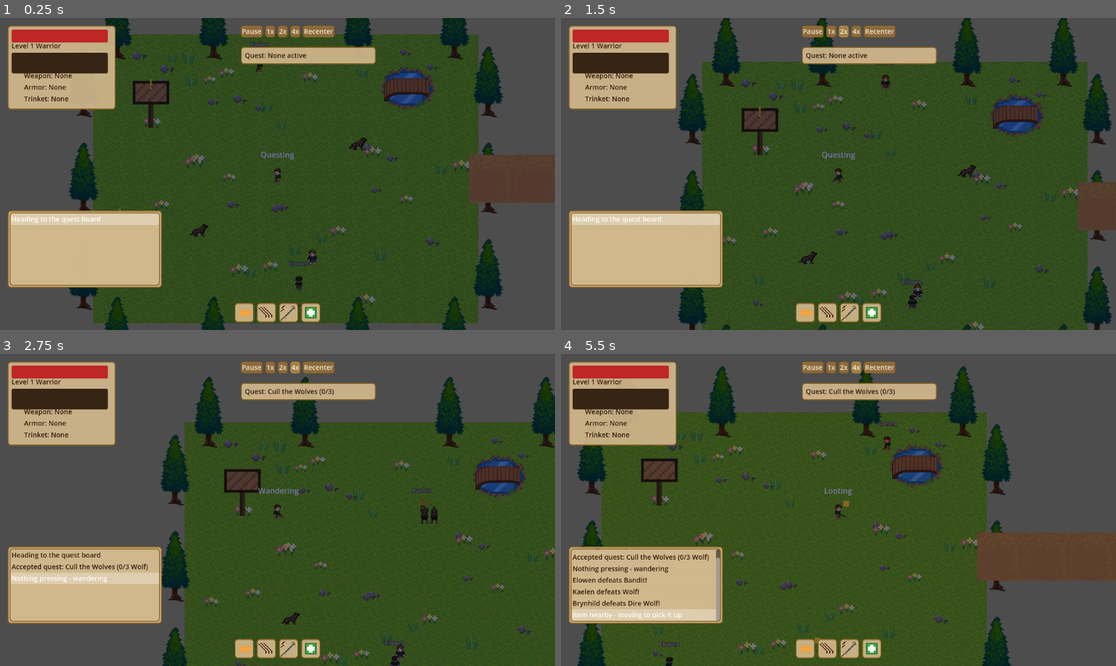
Above: before the commit, frames 1-4 (two rows, left to right).
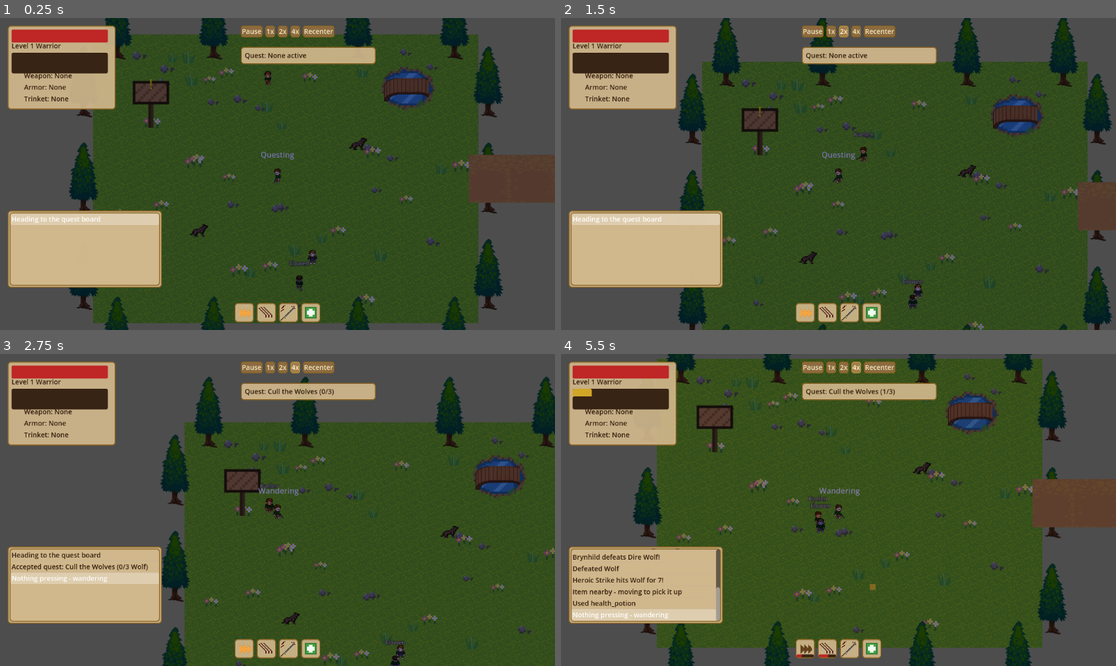
Above: after the commit, the same moments.

Repository: HexaLoid/ai-world-spectator
Game: Godot game, scene res://scenes/Main.tscn
Same seed, same stepped clock (60 frames per second), same inputs: the game is played once before the commit and once after it.
Inputs:
- Up to frame 1 (0.25 s): no input
- Up to frame 2 (1.5 s): click "1x" at 0.5 s; click "2x" at 1.25 s
- Up to frame 3 (2.75 s): click "4x" at 2 s
- Up to frame 4 (5.5 s): click "Recenter" at 2.75 s; click "1x" at 3.5 s; click "2x" at 4.25 s; click "4x" at 5 s

The runs differ from the first frame. In frame 1, 0.1% of the frame differs, in the area x 45-56%, y 7-88%; in frame 2, 0.2%; in frame 3, 0.4%; in frame 4, 38%, in the area x 2-100%, y 0-100%.

Commit message:
Simulated players can join the spectated character's party
Erenshor's actual headline feature: on entering a zone (or already
starting in one), the character automatically recruits up to 2 ungrouped
companions from that zone. Grouped companions follow the leader instead
of wandering their home zone, prefer fighting the leader's own current
target, travel with it across zones (including into Sundered Crypt for
the boss), and respawn back at the leader's side instead of their
original spawn point. Companions also now gain XP and level up from their
own kills, whether grouped or not.

Live testing caught a real bug: reading Character.last_combat_target (a
reference that can go stale between ticks) straight into a typed Node2D
variable threw "invalid previously freed instance" before
is_instance_valid() ever got a chance to run. Fixed by fetching it
untyped first.

Verified live: companions followed the character through a full
Thornfield -> Blackthorn -> Sundered Crypt loop and were present for the
Crypt Lord kill, kill-credit stayed correctly separated from the
character's own quest/XP tracking, and an ungrouped companion leveled up
independently. Zero script errors.

Co-Authored-By: Claude Sonnet 5 <noreply@anthropic.com>
Claude-Session: https://claude.ai/code/session_01Fc5c8NBqk5Mn1GjT4akzDk

Diff:
--- a/scripts/entities/character.gd
+++ b/scripts/entities/character.gd
@@ -11,6 +11,7 @@
 const TARGET_SPRITE_SIZE := 40.0
 const ATTACK_ANIM_DURATION_MS := 400.0
 const RESPAWN_ZONE_ID := "thornfield_meadow"
+const MAX_PARTY_SIZE := 2
 
 const STATE_DISPLAY_NAMES := {
 	"wander": "Wandering",
@@ -49,6 +50,7 @@
 var last_combat_target: Node2D = null
 var current_zone_id: String = RESPAWN_ZONE_ID
 var zone_entered_time_ms: float = 0.0
+var party: Array = []
 
 # Quest state. Progress is tracked passively (see take_kill_credit) rather
 # than by directing combat toward the quest target — the character already
@@ -82,6 +84,12 @@
 	max_resource = float(class_def.get("max_resource", 0.0))
 	sprite.modulate = class_def.get("sprite_tint", Color(1.0, 1.0, 1.0, 1.0))
 	GameState.emit_signal("character_resource_changed", resource_amount, max_resource)
+	# _sync_current_zone() only recruits on a zone TRANSITION, but the
+	# character starts already inside its home zone rather than "arriving"
+	# there — so that zone's companions need recruiting once, up front, or
+	# they'd never get picked up unless the character later left and came
+	# back.
+	_recruit_companions_in_zone(current_zone_id)
 
 func _physics_process(delta: float) -> void:
 	game_time_ms += delta * 1000.0
@@ -281,6 +289,28 @@
 	wander_target = global_position
 	GameState.log_event("Arrives in %s" % ZoneTable.ZONES[zone_id]["name"])
 	GameState.emit_signal("zone_changed", zone_id)
+	_recruit_companions_in_zone(zone_id)
+
+## Recruits up to MAX_PARTY_SIZE ungrouped SimulatedPlayers whose home zone
+## is the one just entered — permanent for this slice (no leave condition),
+## which is why this only ever needs to run on arrival, not continuously.
+## A recruited companion switches its own behavior (following instead of
+## zone-bound wandering, world bounds instead of zone bounds — see
+## SimulatedPlayer) entirely on its own once `group_leader` is set; nothing
+## else here needs to manage that.
+func _recruit_companions_in_zone(zone_id: String) -> void:
+	if party.size() >= MAX_PARTY_SIZE:
+		return
+	for sp in get_tree().get_nodes_in_group("simulated_players"):
+		if party.size() >= MAX_PARTY_SIZE:
+			return
+		if not is_instance_valid(sp) or sp.group_leader != null:
+			continue
+		if sp.home_zone_id != zone_id:
+			continue
+		sp.group_leader = self
+		party.append(sp)
+		GameState.log_event("%s joins the group!" % sp.player_name)
 
 func _regen_hp(delta: float) -> void:
 	hp_regen_accumulator += HP_REGEN_PER_SECOND * delta
--- a/scripts/entities/enemy.gd
+++ b/scripts/entities/enemy.gd
@@ -175,6 +175,7 @@
 			last_attacker.take_kill_credit(enemy_name, xp_reward)
 		elif "player_name" in last_attacker:
 			GameState.log_event("%s defeats %s!" % [last_attacker.player_name, enemy_name])
+			last_attacker.take_kill_credit(enemy_name, xp_reward)
 	_drop_loot()
 	if spawn_point and is_instance_valid(spawn_point):
 		spawn_point.on_enemy_died()
--- a/scripts/entities/simulated_player.gd
+++ b/scripts/entities/simulated_player.gd
@@ -5,9 +5,23 @@
 ## AIDecision.resolve_state() directly (the same pure function Character
 ## uses): passing a context with quest/travel/loot fields always false
 ## naturally limits it to flee/rest/combat/chase/wander, exactly the subset
-## that makes sense for a wandering companion with no quests, loot, or
-## inter-zone travel of its own. No XP/leveling/loot either — this is
-## atmosphere, not a second progression system to keep balanced.
+## that makes sense for a companion with no quests or loot of its own.
+##
+## `group_leader` (set by Character when it recruits this companion — see
+## Character._recruit_companions_in_zone) switches two behaviors: the
+## "wander" fallback becomes "follow the leader" instead of random zone-
+## bound wandering, and the position clamp switches from the home zone's
+## own bounds to the whole world's, so a grouped companion can actually
+## follow the leader between zones (including into Sundered Crypt, which
+## has no simulated players of its own). Ungrouped companions behave
+## exactly as before — zone-locked wandering, no leader to follow.
+## Recruitment is permanent for this slice: once grouped, always grouped.
+##
+## Still no quests or loot pickup (non-goals), but companions DO gain XP
+## and level up from their own kills now (LevelingSystem, same as
+## Character) — Erenshor's simulated players "get stronger" over time, and
+## that's cheap to support once EnemyDeath already tracks who landed the
+## kill.
 
 const MOVE_SPEED := 75.0
 const ATTACK_RANGE := 28.0
@@ -18,6 +32,8 @@
 const TARGET_SPRITE_SIZE := 40.0
 const ATTACK_ANIM_DURATION_MS := 400.0
 
+const FOLLOW_DISTANCE := 45.0
+
 @export var player_name: String = "Adventurer"
 @export var max_hp: int = 45
 @export var attack_damage_min: int = 5
@@ -26,6 +42,8 @@
 @export var home_zone_id: String = "thornfield_meadow"
 
 var hp: int
+var level: int = 1
+var xp: int = 0
 var current_state: String = "wander"
 var last_attack_time_ms: int = 0
 var wander_target: Vector2 = Vector2.ZERO
@@ -35,6 +53,7 @@
 var hp_regen_accumulator: float = 0.0
 var spawn_position: Vector2 = Vector2.ZERO
 var attack_anim_until_ms: float = 0.0
+var group_leader: Node2D = null
 
 @onready var sprite: AnimatedSprite2D = $AnimatedSprite2D
 @onready var name_label: Label = $NameLabel
@@ -47,17 +66,39 @@
 	sprite.modulate = sprite_tint
 	name_label.text = player_name
 	add_to_group("combat_targets")
+	add_to_group("simulated_players")
 
 func _physics_process(delta: float) -> void:
 	game_time_ms += delta * 1000.0
 	if hp <= 0:
 		return
-	var context := _build_context()
+	# Resolved once per tick and reused by both the state decision AND the
+	# actual combat/chase actions in _act() below, so what gets fought is
+	# always exactly what the decision was based on — not two independent
+	# lookups that could disagree.
+	var preferred_hostile := _preferred_hostile()
+	var context := _build_context(preferred_hostile)
 	current_state = AIDecision.resolve_state(context)["state"]
-	_act(delta, context)
-
-func _build_context() -> Dictionary:
-	var nearest_hostile := _find_nearest_in_group("enemies")
+	_act(delta, context, preferred_hostile)
+
+## Prefer fighting alongside the leader's own target when one exists and is
+## still alive — this is what makes a grouped fight visibly "shared" rather
+## than just several individuals coincidentally near each other. Falls back
+## to the closest enemy otherwise (leader not in combat, or ungrouped).
+func _preferred_hostile() -> Node2D:
+	if group_leader != null and is_instance_valid(group_leader):
+		# Untyped on purpose: last_combat_target can be a stale reference to
+		# an Enemy that's since been freed (Character only updates it when
+		# ITS OWN combat_hostile changes, which can lag a frame behind the
+		# target actually dying). Assigning a freed instance straight into a
+		# Node2D-typed var throws "invalid previously freed instance" —
+		# is_instance_valid() is the only safe way to check it first.
+		var leader_target = group_leader.last_combat_target
+		if leader_target != null and is_instance_valid(leader_target):
+			return leader_target
+	return _find_nearest_in_group("enemies")
+
+func _build_context(nearest_hostile: Node2D) -> Dictionary:
 	var context := {
 		"hp_percent": float(hp) / float(max_hp),
 		"hostile_in_attack_range": false,
@@ -87,11 +128,14 @@
 			nearest = node
 	return nearest
 
-func _act(delta: float, context: Dictionary) -> void:
+func _act(delta: float, context: Dictionary, preferred_hostile: Node2D) -> void:
 	var base_anim := "idle"
 	var combat_hostile: Node2D = null
 	match current_state:
 		"flee":
+			# Flees from whatever's actually nearest to itself, not
+			# necessarily the leader's target — self-preservation, same as
+			# Character's own flee logic.
 			var hostile := _find_nearest_in_group("enemies")
 			if hostile:
 				_move_toward(global_position - hostile.global_position)
@@ -101,27 +145,40 @@
 			_regen_hp(delta)
 		"combat":
 			velocity = Vector2.ZERO
-			combat_hostile = _find_nearest_in_group("enemies")
+			combat_hostile = preferred_hostile
 			_attack_nearest_hostile(combat_hostile)
 		"chase":
-			var hostile := _find_nearest_in_group("enemies")
-			if hostile:
-				_move_toward(hostile.global_position - global_position)
+			if preferred_hostile:
+				_move_toward(preferred_hostile.global_position - global_position)
 			base_anim = "run"
 		"wander":
-			var zone: Dictionary = ZoneTable.ZONES[home_zone_id]
-			if global_position.distance_to(wander_target) < 8.0:
-				wander_target = (global_position + Vector2(rng.randf_range(-100, 100), rng.randf_range(-100, 100))).clamp(zone["bounds_min"], zone["bounds_max"])
-			_move_toward((wander_target - global_position) * 0.5)
-			base_anim = "walk"
+			if group_leader != null and is_instance_valid(group_leader):
+				var to_leader: Vector2 = group_leader.global_position - global_position
+				if to_leader.length() > FOLLOW_DISTANCE:
+					_move_toward(to_leader)
+					base_anim = "run" if to_leader.length() > 150.0 else "walk"
+				else:
+					velocity = Vector2.ZERO
+			else:
+				var zone: Dictionary = ZoneTable.ZONES[home_zone_id]
+				if global_position.distance_to(wander_target) < 8.0:
+					wander_target = (global_position + Vector2(rng.randf_range(-100, 100), rng.randf_range(-100, 100))).clamp(zone["bounds_min"], zone["bounds_max"])
+				_move_toward((wander_target - global_position) * 0.5)
+				base_anim = "walk"
 	var facing := _facing_from_velocity(velocity)
 	if combat_hostile:
 		facing = _facing_from_velocity(combat_hostile.global_position - global_position)
 	if game_time_ms < attack_anim_until_ms:
 		base_anim = "slash"
 	_play_animation(base_anim, facing)
-	var zone: Dictionary = ZoneTable.ZONES[home_zone_id]
-	global_position = global_position.clamp(zone["bounds_min"], zone["bounds_max"])
+	# Grouped companions roam the whole world following their leader (e.g.
+	# into Sundered Crypt); ungrouped ones stay clamped to their own zone,
+	# same as before.
+	if group_leader != null and is_instance_valid(group_leader):
+		global_position = global_position.clamp(ZoneTable.WORLD_BOUNDS_MIN, ZoneTable.WORLD_BOUNDS_MAX)
+	else:
+		var zone: Dictionary = ZoneTable.ZONES[home_zone_id]
+		global_position = global_position.clamp(zone["bounds_min"], zone["bounds_max"])
 
 func _move_toward(direction: Vector2) -> void:
 	velocity = direction.normalized() * MOVE_SPEED
@@ -157,11 +214,30 @@
 	set_physics_process(false)
 	await get_tree().create_timer(RESPAWN_DELAY_S).timeout
 	hp = max_hp
-	global_position = spawn_position
-	wander_target = spawn_position
+	# A grouped companion respawns back at the leader's side rather than its
+	# original home spot — otherwise dying mid-journey (e.g. in Sundered
+	# Crypt) would strand it far from the party it's supposed to follow.
+	var respawn_position := spawn_position
+	if group_leader != null and is_instance_valid(group_leader):
+		respawn_position = group_leader.global_position
+	global_position = respawn_position
+	wander_target = respawn_position
 	visible = true
 	set_physics_process(true)
 	is_dead = false
+
+## Mirrors Character.gain_xp/take_kill_credit — companions "get stronger"
+## from their own kills too (same LevelingSystem, same hp/damage bonuses).
+func take_kill_credit(enemy_name: String, xp_reward: int) -> void:
+	var result := LevelingSystem.apply_xp(level, xp, xp_reward)
+	level = result["level"]
+	xp = result["xp"]
+	if result["leveled_up"]:
+		max_hp += result["hp_bonus"]
+		hp += result["hp_bonus"]
+		attack_damage_min += result["damage_bonus"]
+		attack_damage_max += result["damage_bonus"]
+		GameState.log_event("%s levels up to %d!" % [player_name, level])
 
 func _facing_from_velocity(vel: Vector2) -> String:
 	if vel.length() < 1.0:
Not shown, added: docs/superpowers/specs/2026-09-24-companion-grouping-design.md
